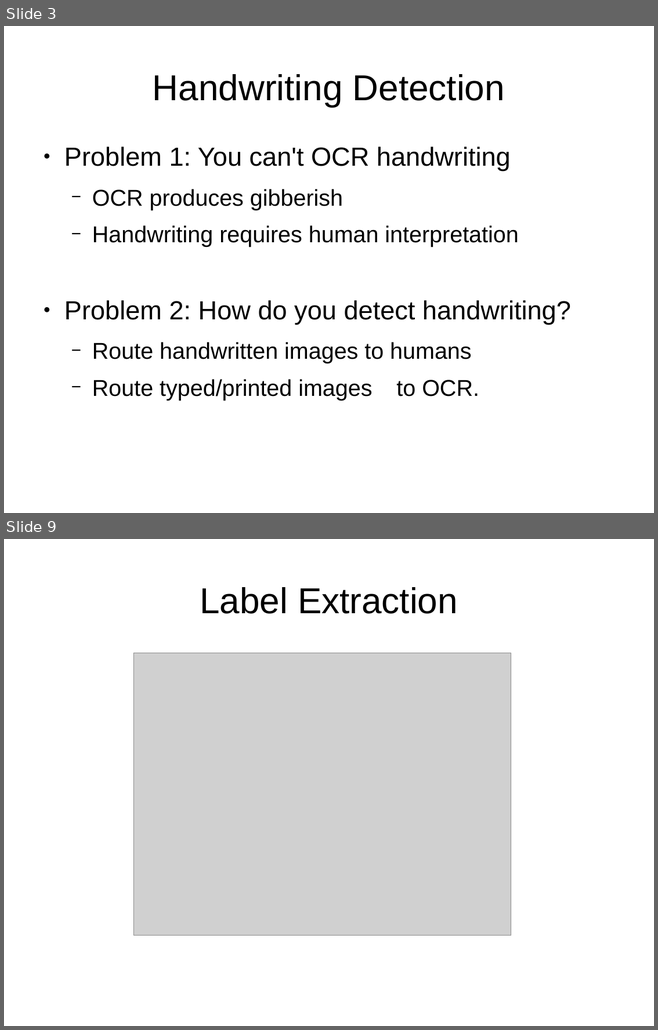
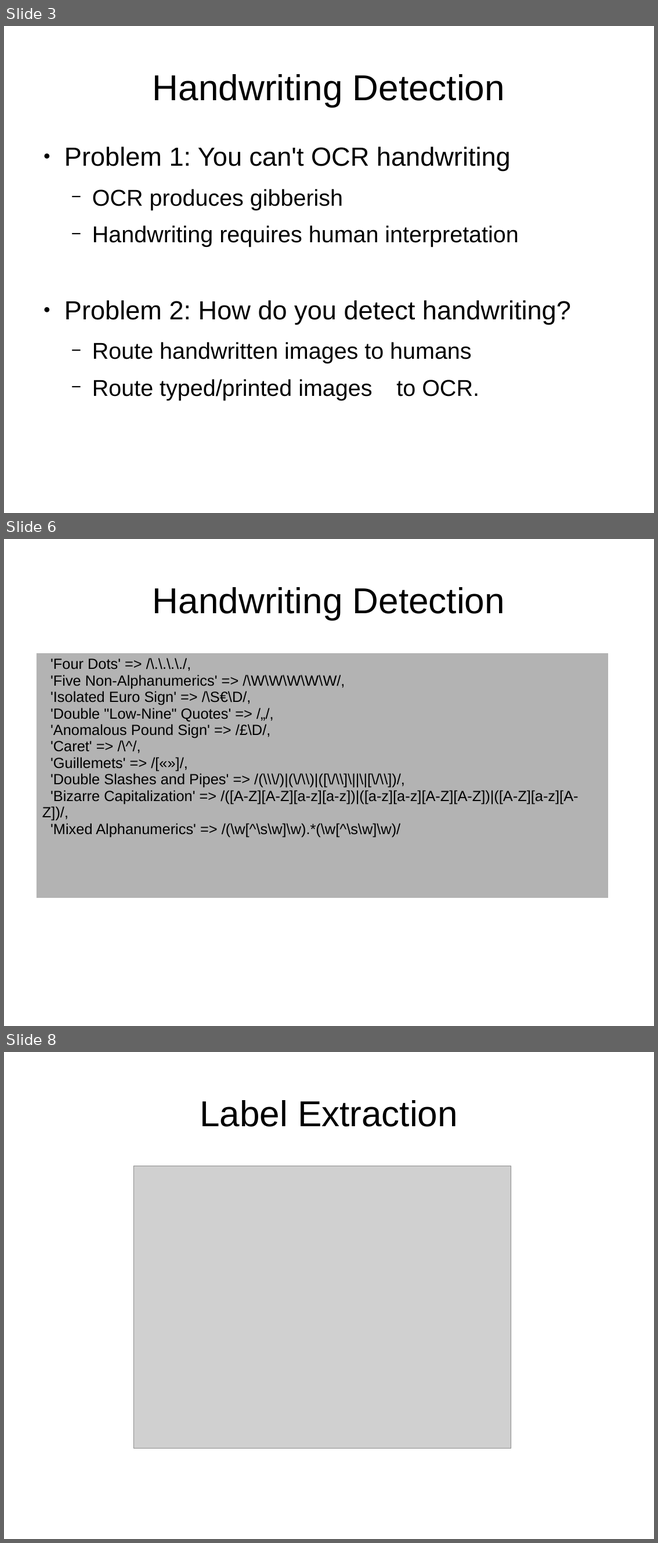
Before and after one commit to idigbio-aocr/LabelExtraction, a slide deck: HackathonPresentation.odp. Shown one above the other, each under a label of ours: slides 3 and 9 before the commit, slides 3, 6 and 8 after it; the slides between them are not shown. The pictures are 658x1030 and 658x1543 pixels, drawn with LibreOffice and Linux fonts; fonts in the diff are those of the drawing; grey boxes stand for pictures. Boxes give left, top, right and bottom in pixels: in the first picture for what was removed or moved away, otherwise in the second. Text is boxed around its words. In the diff, an @@ line names an element or a change of style, - is before the commit and + after.

Commit message:
Added handwriting detection work

```diff
--- a/HackathonPresentation.odp
+++ b/HackathonPresentation.odp
@@ slide 6 added at (4, 539, 654, 1026), background #FFFFFF @@
@@ title added at (152, 587, 505, 620), 44 pt, text #000000 @@
+Handwriting Detection
@@ table added at (36, 653, 608, 898), 1 rows, 1 columns @@
+'Four Dots' => /\.\.\.\./, / 'Five Non-Alphanumerics' => /\W\W\W\W\W/, / 'Isolated Euro Sign' => /\S€\D/, / 'Double "Low-Nine" Quotes' => /„/, / 'Anomalous Pound Sign' => /£\D/, / 'Caret' => /\^/, / 'Guillemets' => /[«»]/, / 'Double Slashes and Pipes' => /(\\\/)|(\/\\)|([\/\\]\||\|[\/\\])/, / 'Bizarre Capitalization' => /([A-Z][A-Z][a-z][a-z])|([a-z][a-z][A-Z][A-Z])|([A-Z][a-z][A-Z])/, / 'Mixed Alphanumerics' => /(\w[^\s\w]\w).*(\w[^\s\w]\w)/
@@ what was slide 9 is now slide 8 @@
```
Also in this commit, not shown: 3 slides changed, 2 other slides added, 3 slides removed.
